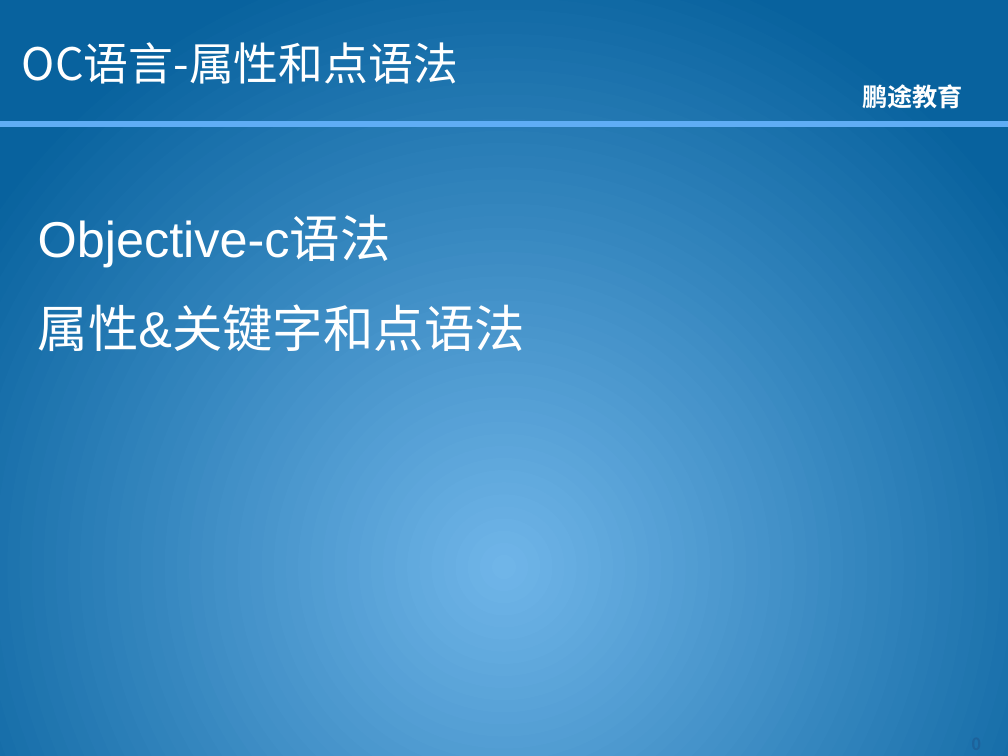
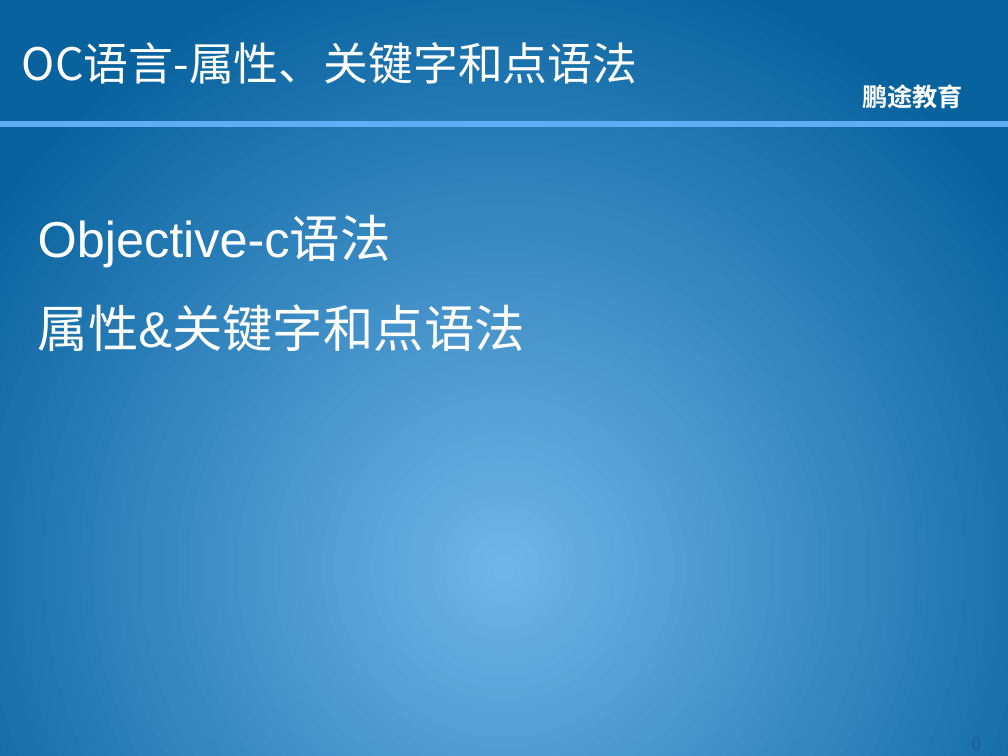
Before and after one commit to kkdmh77/gjh_baoche, a slide deck: slide 1 of 资料/课件/OC/OC语言-1.6-属性&关键字和点语法.pptx. Drawn at 1008x756 pixels with LibreOffice and Linux fonts; fonts in the diff are those of the drawing; background and template pictures are left out. Boxes give left, top, right and bottom in pixels: in the first picture for what was removed or moved away, otherwise in the second. Text is boxed around its words. In the diff, an @@ line names an element or a change of style, - is before the commit and + after.

```diff
--- a/资料/课件/OC/OC语言-1.6-属性&关键字和点语法.pptx
+++ b/资料/课件/OC/OC语言-1.6-属性&关键字和点语法.pptx
@@ title at [22,42,637,84]: text changed @@
-OC语言-属性和点语法
+OC语言-属性、关键字和点语法
```
Also in this commit, not shown: 6 slides added, 54 other files.
